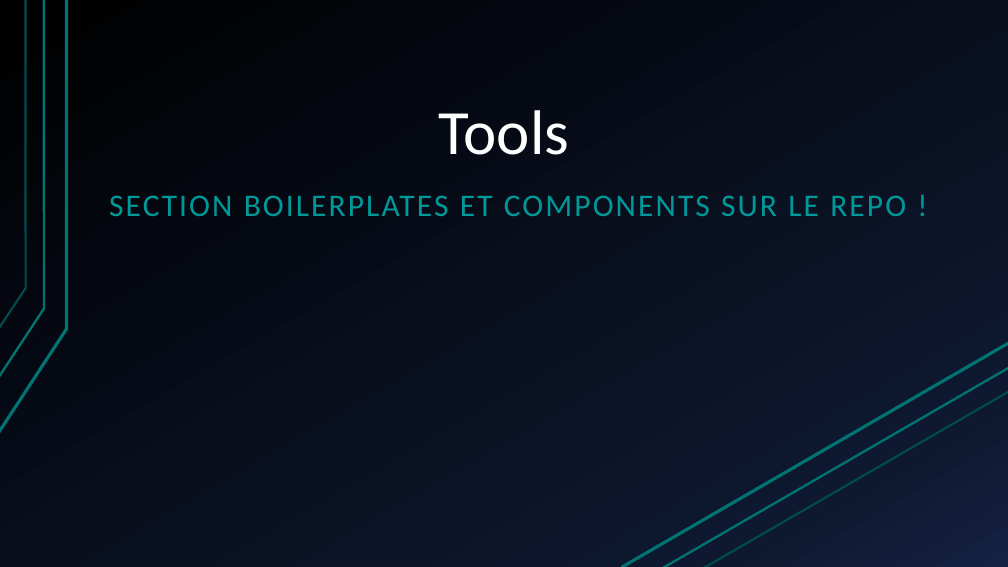
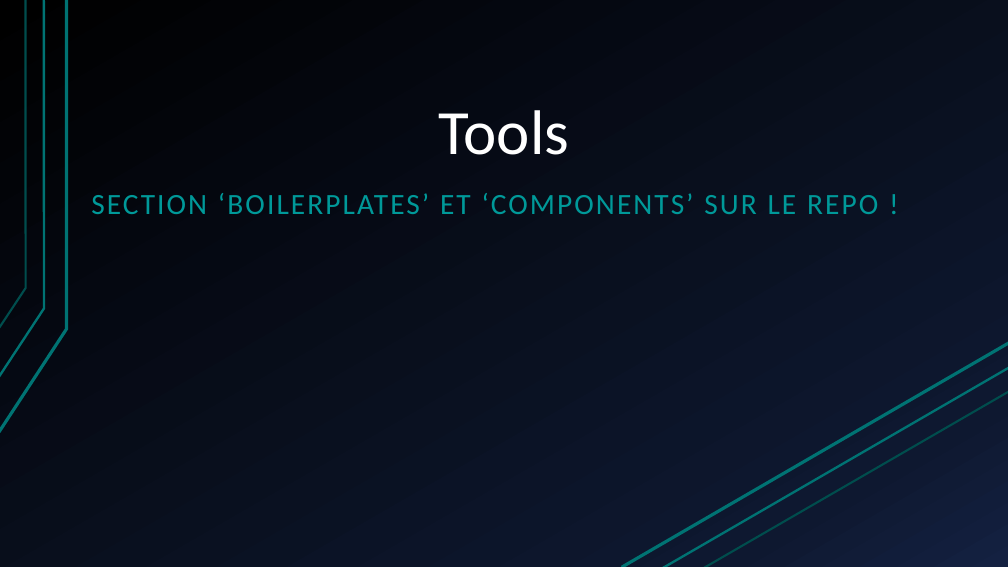
Before and after one commit to aggads/Electron-Workshop, a slide deck: slide 7 of Powerpoint/WorkShop Electron-React.pptx. Drawn at 1008x567 pixels with LibreOffice and Linux fonts; fonts in the diff are those of the drawing. Boxes give left, top, right and bottom in pixels: in the first picture for what was removed or moved away, otherwise in the second. Text is boxed around its words. In the diff, an @@ line names an element or a change of style, - is before the commit and + after.

Commit message:
update powerpoint

```diff
--- a/Powerpoint/WorkShop Electron-React.pptx
+++ b/Powerpoint/WorkShop Electron-React.pptx
@@ text at (x1=91, y1=193, x2=878, y2=214): text changed; size 30 to 28 pt @@
-SECTION BOILERPLATES ET COMPONENTS SUR LE REPO !
+SECTION ‘BOILERPLATES’ ET ‘COMPONENTS’ SUR LE REPO !
```
Also in this commit, not shown: 2 other slides changed, 1 slide added, 1 slide removed, 5 other files.
